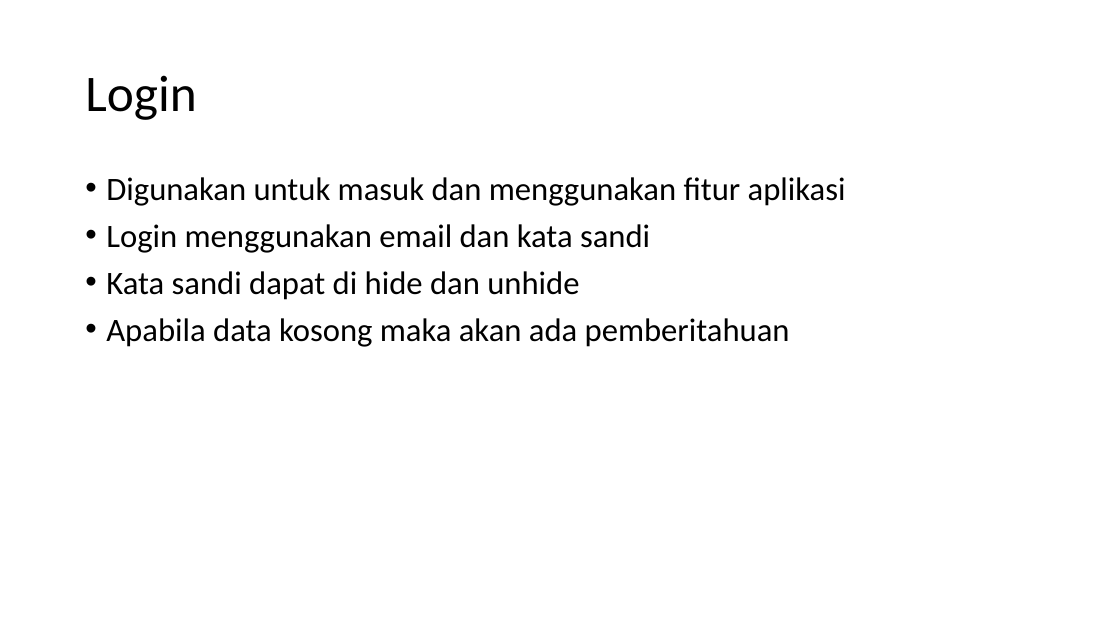
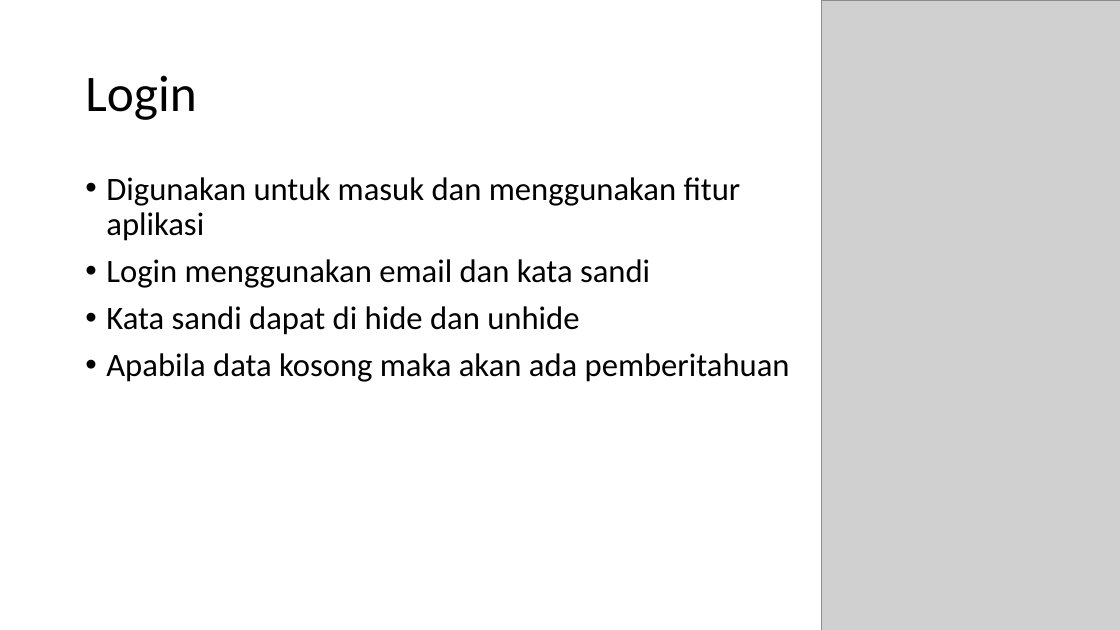
Before and after one commit to MaheswaraAW/-PPL4611, a slide deck: slide 4 of APLIKASI CATALOG BOARD GAMES.pptx (slide 3 before the commit). Drawn at 1120x630 pixels with LibreOffice and Linux fonts; fonts in the diff are those of the drawing; grey boxes stand for pictures. Boxes give left, top, right and bottom in pixels: in the first picture for what was removed or moved away, otherwise in the second. Text is boxed around its words. In the diff, an @@ line names an element or a change of style, - is before the commit and + after.

```diff
--- a/APLIKASI CATALOG BOARD GAMES.pptx
+++ b/APLIKASI CATALOG BOARD GAMES.pptx
@@ picture added at [822, 0, 1120, 630] @@
@@ text "Digunakan untuk masuk dan menggunakan ..." rewrapped from [106, 177, 846, 347] to [106, 177, 790, 382] @@
```
Also in this commit, not shown: 12 other slides changed, 1 slide added.
